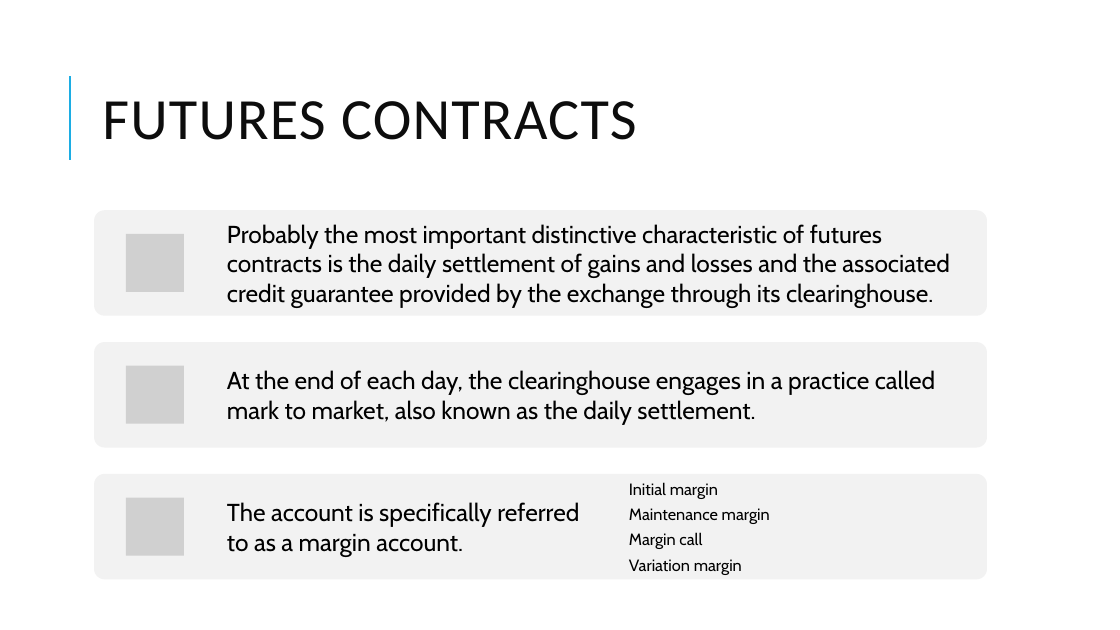
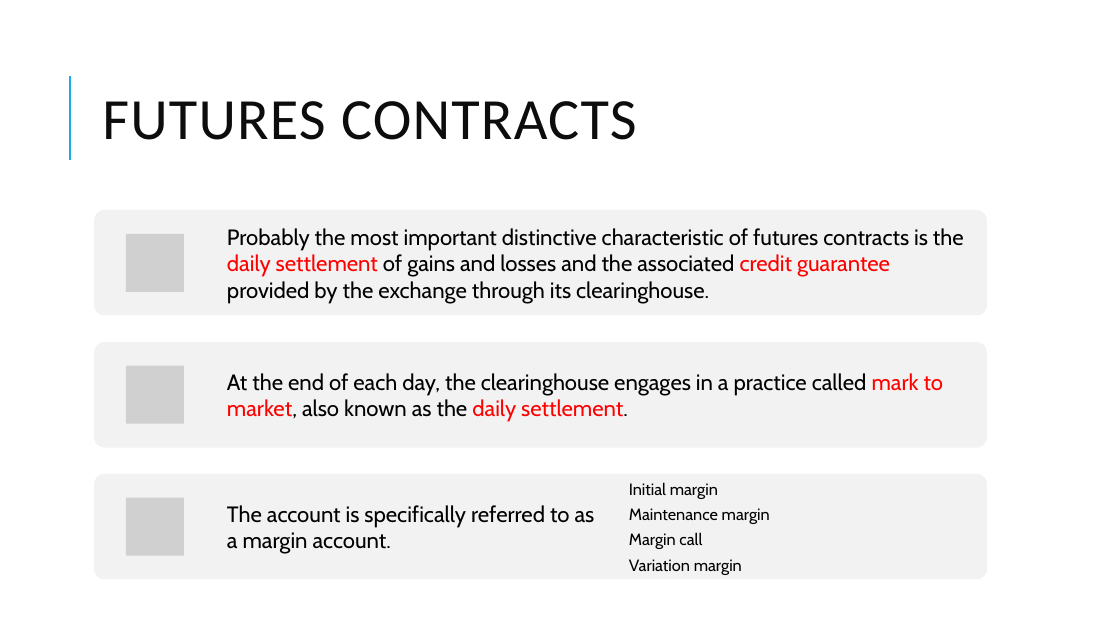
Before and after one commit to Isco0530/data, a slide deck: slide 12 of Derivatives.pptx. Drawn at 1120x630 pixels with LibreOffice and Linux fonts; fonts in the diff are those of the drawing; grey boxes stand for pictures. Boxes give left, top, right and bottom in pixels: in the first picture for what was removed or moved away, otherwise in the second. Text is boxed around its words. In the diff, an @@ line names an element or a change of style, - is before the commit and + after.

```diff
--- a/Derivatives.pptx
+++ b/Derivatives.pptx
@@ text "Probably the most important distinctive ..." at bbox=[227, 228, 964, 304]: size 21 to 19 pt; text colour #000000 to #FF0000 in "daily settlement credit guarantee" @@
@@ text "At the end of each ..." at bbox=[227, 373, 944, 422]: size 21 to 19 pt; text colour #000000 to #FF0000 in "mark to market, daily settlement." @@
@@ text "The account is specifically referred ..." at bbox=[227, 505, 595, 554]: size 21 to 19 pt @@
```
Also in this commit, not shown: 6 other slides changed, 1 other file.
